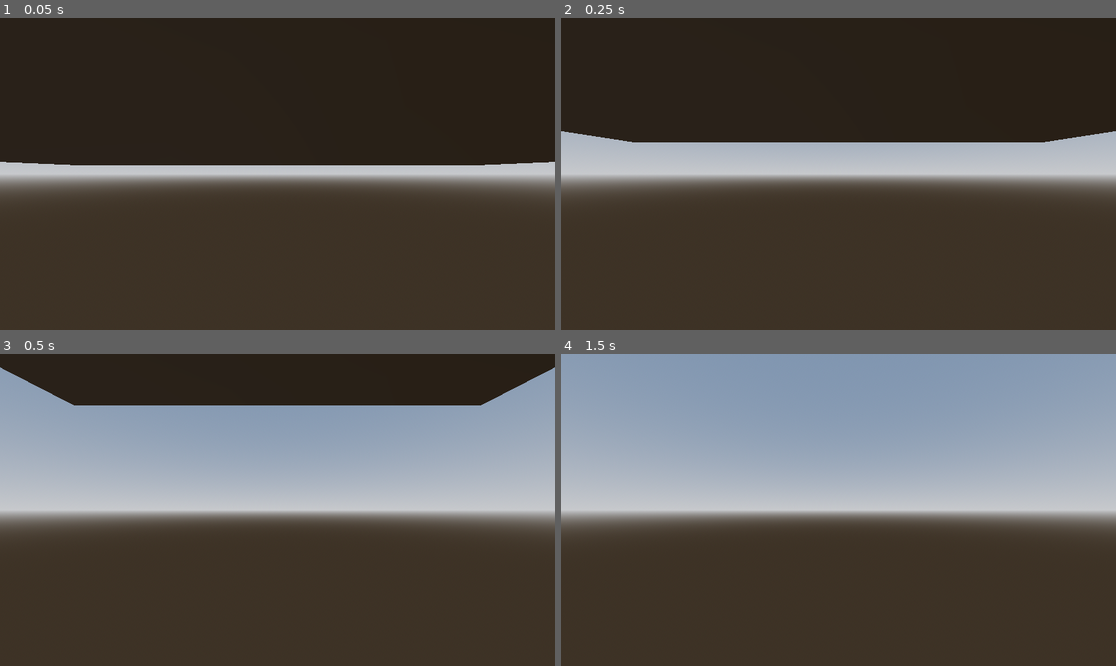
Above: before the commit, frames 1-4 (two rows, left to right).
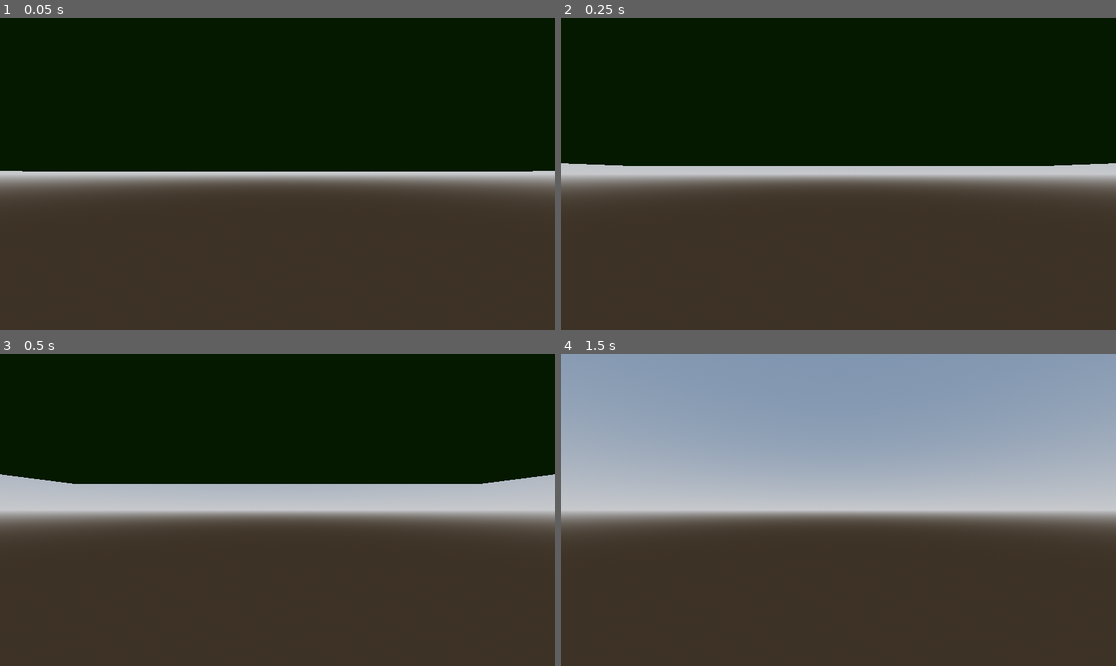
Above: after the commit, the same moments.

Repository: Liffim/Godot-VR-Tower-Archer-Defend
Game: Godot game, scene res://main.tscn
Two runs of this game, one before a commit and one after it. Both use one fixed random seed, a clock stepped at 60 frames per second and the inputs below.
Inputs (mouse positions are in pixels of both pictures, inside the frame that each line leads up to):
- Up to frame 1 (0.05 s): no input
- Up to frame 2 (0.25 s): no input
- Up to frame 3 (0.5 s): no input
- Up to frame 4 (1.5 s): tap Enter at 0.5 s; move the mouse to (960, 494) at 0.52 s; click (960, 494) at 0.67 s; drag from (727, 525) to (810, 572) at 1.27 s

The runs differ from the first frame. In frame 1, 49% of the frame differs, in the area x 0-100%, y 0-50%; in frame 2, 47%; in frame 3, 41%; in frame 4, nothing differs.

Commit message:
tower/arrow/bow/main
reworked or added

Diff:
--- /dev/null
+++ b/up_tower_defense/bow.tscn
@@ -0,0 +1,53 @@
+[gd_scene load_steps=13 format=3 uid="uid://bs4io82xciw20"]
+
+[ext_resource type="Script" path="res://addons/godot-xr-tools/objects/pickable.gd" id="1_np68p"]
+[ext_resource type="PackedScene" uid="uid://cu34iq6vxxh7" path="res://bow low poly final.glb" id="2_4tuyt"]
+[ext_resource type="PackedScene" uid="uid://c25yxb0vt53vc" path="res://addons/godot-xr-tools/objects/grab_points/grab_point_hand_left.tscn" id="2_h7dir"]
+[ext_resource type="Animation" uid="uid://nq3xh1olqipq" path="res://addons/godot-xr-tools/hands/animations/left/Grip Shaft.res" id="3_uubmp"]
+[ext_resource type="Script" path="res://addons/godot-xr-tools/hands/poses/hand_pose_settings.gd" id="4_jep0y"]
+[ext_resource type="PackedScene" uid="uid://ctw7nbntd5pcj" path="res://addons/godot-xr-tools/objects/grab_points/grab_point_hand_right.tscn" id="5_g1hlm"]
+[ext_resource type="Animation" uid="uid://c8dghcftg1thx" path="res://addons/godot-xr-tools/hands/animations/right/Grip Shaft.res" id="6_qr5lx"]
+
+[sub_resource type="BoxShape3D" id="BoxShape3D_7tgwf"]
+size = Vector3(0.1, 0.3, 0.2)
+
+[sub_resource type="StandardMaterial3D" id="StandardMaterial3D_gippu"]
+albedo_color = Color(0.709929, 0.215843, 0.121656, 1)
+
+[sub_resource type="BoxMesh" id="BoxMesh_j5jy1"]
+material = SubResource("StandardMaterial3D_gippu")
+size = Vector3(0.1, 0.1, 0.1)
+
+[sub_resource type="Resource" id="Resource_sjsxc"]
+script = ExtResource("4_jep0y")
+closed_pose = ExtResource("3_uubmp")
+
+[sub_resource type="Resource" id="Resource_6a235"]
+script = ExtResource("4_jep0y")
+closed_pose = ExtResource("6_qr5lx")
+
+[node name="PickableObject" type="RigidBody3D"]
+collision_layer = 4
+collision_mask = 196615
+freeze_mode = 1
+script = ExtResource("1_np68p")
+
+[node name="CollisionShape3D" type="CollisionShape3D" parent="."]
+transform = Transform3D(1, 0, 0, 0, 1, 0, 0, 0, 1, 0, 0, -0.00923903)
+shape = SubResource("BoxShape3D_7tgwf")
+
+[node name="MeshInstance3D" type="MeshInstance3D" parent="."]
+visible = false
+mesh = SubResource("BoxMesh_j5jy1")
+skeleton = NodePath("../CollisionShape3D")
+
+[node name="GrabPointHandLeft" parent="." instance=ExtResource("2_h7dir")]
+transform = Transform3D(1, 0, 0, 0, 0.973151, -0.230169, 0, 0.230169, 0.973151, 0.0173376, 0.0205519, -0.0685262)
+hand_pose = SubResource("Resource_sjsxc")
+
+[node name="GrabPointHandRight2" parent="." instance=ExtResource("5_g1hlm")]
+transform = Transform3D(1, 0, 0, 0, 0.932336, -0.361592, 0, 0.361592, 0.932337, -0.0188832, 0.0205519, -0.0582069)
+hand_pose = SubResource("Resource_6a235")
+
+[node name="bow low poly final" parent="." instance=ExtResource("2_4tuyt")]
+transform = Transform3D(0.02, 0, 0, 0, 0.02, 0, 0, 0, 0.02, 0, 0, 0)
--- /dev/null
+++ b/up_tower_defense/ladder_step.tscn
@@ -0,0 +1,95 @@
+[gd_scene load_steps=8 format=3 uid="uid://b8i5gbndt66u2"]
+
+[ext_resource type="PackedScene" uid="uid://cjyilbm4ucc7s" path="res://addons/godot-xr-tools/objects/climbable.tscn" id="1_iu2ry"]
+
+[sub_resource type="BoxShape3D" id="BoxShape3D_ffin3"]
+size = Vector3(0.5, 0.1, 0.1)
+
+[sub_resource type="StandardMaterial3D" id="StandardMaterial3D_7e73v"]
+albedo_color = Color(0.229131, 0.0852081, 0.00851168, 1)
+
+[sub_resource type="BoxMesh" id="BoxMesh_cql0w"]
+material = SubResource("StandardMaterial3D_7e73v")
+size = Vector3(0.5, 0.1, 0.1)
+
+[sub_resource type="BoxShape3D" id="BoxShape3D_vl4cx"]
+size = Vector3(0.1, 2, 0.1)
+
+[sub_resource type="StandardMaterial3D" id="StandardMaterial3D_ne5bi"]
+albedo_color = Color(0.229131, 0.0852081, 0.00851168, 1)
+
+[sub_resource type="BoxMesh" id="BoxMesh_uhghj"]
+material = SubResource("StandardMaterial3D_ne5bi")
+size = Vector3(0.1, 2, 0.1)
+
+[node name="RockClimbObject" instance=ExtResource("1_iu2ry")]
+
+[node name="CollisionShape3D" parent="." index="0"]
+shape = SubResource("BoxShape3D_ffin3")
+
+[node name="MeshInstance3D" type="MeshInstance3D" parent="." index="1"]
+mesh = SubResource("BoxMesh_cql0w")
+
+[node name="CollisionShape3D2" type="CollisionShape3D" parent="." index="2"]
+transform = Transform3D(1, 0, 0, 0, 1, 0, 0, 0, 1, 0, 0.3, 0)
+shape = SubResource("BoxShape3D_ffin3")
+
+[node name="MeshInstance3D2" type="MeshInstance3D" parent="." index="3"]
+transform = Transform3D(1, 0, 0, 0, 1, 0, 0, 0, 1, 0, 0.3, 0)
+mesh = SubResource("BoxMesh_cql0w")
+
+[node name="CollisionShape3D3" type="CollisionShape3D" parent="." index="4"]
+transform = Transform3D(1, 0, 0, 0, 1, 0, 0, 0, 1, 0, 0.6, 0)
+shape = SubResource("BoxShape3D_ffin3")
+
+[node name="MeshInstance3D3" type="MeshInstance3D" parent="." index="5"]
+transform = Transform3D(1, 0, 0, 0, 1, 0, 0, 0, 1, 0, 0.6, 0)
+mesh = SubResource("BoxMesh_cql0w")
+
+[node name="CollisionShape3D4" type="CollisionShape3D" parent="." index="6"]
+transform = Transform3D(1, 0, 0, 0, 1, 0, 0, 0, 1, 0, 0.9, 0)
+shape = SubResource("BoxShape3D_ffin3")
+
+[node name="MeshInstance3D4" type="MeshInstance3D" parent="." index="7"]
+transform = Transform3D(1, 0, 0, 0, 1, 0, 0, 0, 1, 0, 0.9, 0)
+mesh = SubResource("BoxMesh_cql0w")
+
+[node name="CollisionShape3D5" type="CollisionShape3D" parent="." index="8"]
+transform = Transform3D(1, 0, 0, 0, 1, 0, 0, 0, 1, 0, 1.2, 0)
+shape = SubResource("BoxShape3D_ffin3")
+
+[node name="MeshInstance3D5" type="MeshInstance3D" parent="." index="9"]
+transform = Transform3D(1, 0, 0, 0, 1, 0, 0, 0, 1, 0, 1.2, 0)
+mesh = SubResource("BoxMesh_cql0w")
+
+[node name="CollisionShape3D6" type="CollisionShape3D" parent="." index="10"]
+transform = Transform3D(1, 0, 0, 0, 1, 0, 0, 0, 1, 0, 1.5, 0)
+shape = SubResource("BoxShape3D_ffin3")
+
+[node name="MeshInstance3D6" type="MeshInstance3D" parent="." index="11"]
+transform = Transform3D(1, 0, 0, 0, 1, 0, 0, 0, 1, 0, 1.5, 0)
+mesh = SubResource("BoxMesh_cql0w")
+
+[node name="CollisionShape3D9" type="CollisionShape3D" parent="." index="12"]
+transform = Transform3D(1, 0, 0, 0, 1, 0, 0, 0, 1, 0, 1.8, 0)
+shape = SubResource("BoxShape3D_ffin3")
+
+[node name="MeshInstance3D9" type="MeshInstance3D" parent="." index="13"]
+transform = Transform3D(1, 0, 0, 0, 1, 0, 0, 0, 1, 0, 1.8, 0)
+mesh = SubResource("BoxMesh_cql0w")
+
+[node name="CollisionShape3D7" type="CollisionShape3D" parent="." index="14"]
+transform = Transform3D(1, 0, 0, 0, 1, 0, 0, 0, 1, -0.3, 0.95, 0)
+shape = SubResource("BoxShape3D_vl4cx")
+
+[node name="MeshInstance3D7" type="MeshInstance3D" parent="." index="15"]
+transform = Transform3D(1, 0, 0, 0, 1, 0, 0, 0, 1, -0.3, 0.95, 0)
+mesh = SubResource("BoxMesh_uhghj")
+
+[node name="CollisionShape3D8" type="CollisionShape3D" parent="." index="16"]
+transform = Transform3D(1, 0, 0, 0, 1, 0, 0, 0, 1, 0.3, 0.95, 0)
+shape = SubResource("BoxShape3D_vl4cx")
+
+[node name="MeshInstance3D8" type="MeshInstance3D" parent="." index="17"]
+transform = Transform3D(1, 0, 0, 0, 1, 0, 0, 0, 1, 0.3, 0.95, 0)
+mesh = SubResource("BoxMesh_uhghj")
--- a/up_tower_defense/main.tscn
+++ b/up_tower_defense/main.tscn
@@ -6,6 +6,9 @@
 [ext_resource type="PackedScene" uid="uid://dg8qjs8k0ssw7" path="res://cube.tscn" id="3_vb20x"]
 [ext_resource type="PackedScene" uid="uid://clujaf3u776a3" path="res://addons/godot-xr-tools/objects/viewport_2d_in_3d.tscn" id="5_12of3"]
 [ext_resource type="PackedScene" uid="uid://o2vjfoviujy2" path="res://Game_UI.tscn" id="6_nhoxo"]
+[ext_resource type="PackedScene" uid="uid://b8i5gbndt66u2" path="res://ladder_step.tscn" id="7_pev3p"]
+[ext_resource type="PackedScene" uid="uid://bs4io82xciw20" path="res://bow.tscn" id="8_2eonn"]
+[ext_resource type="PackedScene" uid="uid://f7btj46o4pfm" path="res://tower temp.tscn" id="9_7c2iw"]
 
 [sub_resource type="ProceduralSkyMaterial" id="ProceduralSkyMaterial_an3j0"]
 sky_horizon_color = Color(0.64625, 0.65575, 0.67075, 1)
@@ -22,8 +25,12 @@
 [sub_resource type="BoxShape3D" id="BoxShape3D_2twee"]
 size = Vector3(5, 0.1, 5)
 
+[sub_resource type="StandardMaterial3D" id="StandardMaterial3D_5obug"]
+albedo_color = Color(0.129412, 0.47451, 0.117647, 1)
+
 [sub_resource type="BoxMesh" id="BoxMesh_qsnyl"]
-size = Vector3(5, 0.1, 5)
+material = SubResource("StandardMaterial3D_5obug")
+size = Vector3(20, 0.1, 20)
 
 [sub_resource type="StandardMaterial3D" id="StandardMaterial3D_bx8bg"]
 albedo_color = Color(0.45098, 1, 1, 1)
@@ -62,6 +69,7 @@
 
 [node name="Table" type="MeshInstance3D" parent="."]
 transform = Transform3D(1, 0, 0, 0, 1, 0, 0, 0, 1, -1, 0.4, 0)
+visible = false
 mesh = SubResource("BoxMesh_30eyc")
 
 [node name="StaticBody3D" type="StaticBody3D" parent="Table"]
@@ -71,9 +79,11 @@
 
 [node name="PickableObject" parent="." instance=ExtResource("3_vb20x")]
 transform = Transform3D(1, 0, 0, 0, 1, 0, 0, 0, 1, -0.830032, 1.18996, 0.101911)
+visible = false
 
 [node name="Wall" type="MeshInstance3D" parent="."]
 transform = Transform3D(1, 0, 0, 0, 1, 0, 0, 0, 1, 1.69274, 0.989878, 0)
+visible = false
 mesh = SubResource("BoxMesh_f8ntm")
 
 [node name="StaticBody3D" type="StaticBody3D" parent="Wall"]
@@ -81,24 +91,43 @@
 [node name="CollisionShape3D" type="CollisionShape3D" parent="Wall/StaticBody3D"]
 shape = SubResource("BoxShape3D_gjvq8")
 
-[node name="RockClimbObject" parent="." instance=ExtResource("2_c5us4")]
+[node name="Rocks" type="Node" parent="Wall"]
+
+[node name="RockClimbObject" parent="Wall/Rocks" instance=ExtResource("2_c5us4")]
 transform = Transform3D(1, 0, 0, 0, 1, 0, 0, 0, 1, 1.59274, 0.952179, -1.03463)
+visible = false
 
-[node name="RockClimbObject2" parent="." instance=ExtResource("2_c5us4")]
+[node name="RockClimbObject2" parent="Wall/Rocks" instance=ExtResource("2_c5us4")]
 transform = Transform3D(1, 0, 0, 0, 1, 0, 0, 0, 1, 1.59274, 1.4735, -0.233243)
+visible = false
 
-[node name="RockClimbObject3" parent="." instance=ExtResource("2_c5us4")]
+[node name="RockClimbObject3" parent="Wall/Rocks" instance=ExtResource("2_c5us4")]
 transform = Transform3D(1, 0, 0, 0, 1, 0, 0, 0, 1, 1.59274, 0.993547, 0.192668)
+visible = false
 
-[node name="RockClimbObject4" parent="." instance=ExtResource("2_c5us4")]
+[node name="RockClimbObject4" parent="Wall/Rocks" instance=ExtResource("2_c5us4")]
 transform = Transform3D(1, 0, 0, 0, 1, 0, 0, 0, 1, 1.59274, 1.73006, 0.793382)
+visible = false
 
-[node name="RockClimbObject5" parent="." instance=ExtResource("2_c5us4")]
+[node name="RockClimbObject5" parent="Wall/Rocks" instance=ExtResource("2_c5us4")]
 transform = Transform3D(1, 0, 0, 0, 1, 0, 0, 0, 1, 1.59274, 1.97582, 0.236403)
+visible = false
 
 [node name="Viewport2Din3D" parent="." instance=ExtResource("5_12of3")]
-transform = Transform3D(0.001, 0, 0, 0, 0.001, 0, 0, 0, 0.001, 0, 1.47285, -0.906899)
+transform = Transform3D(0.001, 0, 0, 0, 0.001, 0, 0, 0, 0.001, 0, 1.47285, -3.55935)
 screen_size = Vector2(1250, 768)
 scene = ExtResource("6_nhoxo")
 viewport_size = Vector2(640, 360)
 unshaded = true
+
+[node name="Ladder" parent="." instance=ExtResource("7_pev3p")]
+transform = Transform3D(-4.37114e-08, 0, 1, 0, 1, 0, -1, 0, -4.37114e-08, -2.45975, 0.093262, 0.918228)
+
+[node name="Ladder2" parent="." instance=ExtResource("7_pev3p")]
+transform = Transform3D(-4.37114e-08, 0, 1, 0, 1, 0, -1, 0, -4.37114e-08, -2.45975, 2.09291, 0.918228)
+
+[node name="PickableObject2" parent="." instance=ExtResource("8_2eonn")]
+transform = Transform3D(1, 0, 0, 0, 1, 0, 0, 0, 1, -0.570762, 1.36276, 0.197095)
+
+[node name="towerBodyMesh" parent="." instance=ExtResource("9_7c2iw")]
+transform = Transform3D(1, 0, 0, 0, 1, 0, 0, 0, 1, -3.47684, 2, 0.883086)
--- /dev/null
+++ b/up_tower_defense/tower temp.tscn
@@ -0,0 +1,81 @@
+[gd_scene load_steps=8 format=3 uid="uid://f7btj46o4pfm"]
+
+[sub_resource type="StandardMaterial3D" id="StandardMaterial3D_uyvor"]
+albedo_color = Color(0.416301, 0.279565, 0.072257, 1)
+
+[sub_resource type="BoxMesh" id="BoxMesh_qlmup"]
+material = SubResource("StandardMaterial3D_uyvor")
+size = Vector3(2, 4, 2)
+
+[sub_resource type="BoxShape3D" id="BoxShape3D_loon6"]
+size = Vector3(2, 4, 2)
+
+[sub_resource type="BoxMesh" id="BoxMesh_uoye1"]
+size = Vector3(2, 0.1, 2)
+
+[sub_resource type="BoxShape3D" id="BoxShape3D_lr2n1"]
+
+[sub_resource type="BoxMesh" id="BoxMesh_opdl1"]
+size = Vector3(0.2, 1.5, 0.2)
+
+[sub_resource type="BoxShape3D" id="BoxShape3D_t2mja"]
+size = Vector3(0.2, 1, 0.2)
+
+[node name="towerBodyMesh" type="MeshInstance3D"]
+transform = Transform3D(1, 0, 0, 0, 1, 0, 0, 0, 1, 0, 2, 0)
+mesh = SubResource("BoxMesh_qlmup")
+
+[node name="StaticBody3D" type="StaticBody3D" parent="."]
+
+[node name="CollisionShape3D" type="CollisionShape3D" parent="StaticBody3D"]
+shape = SubResource("BoxShape3D_loon6")
+
+[node name="MeshInstance3D" type="MeshInstance3D" parent="."]
+transform = Transform3D(1, 0, 0, 0, 1, 0, 0, 0, 1, 0, 3.15622, 0)
+mesh = SubResource("BoxMesh_uoye1")
+skeleton = NodePath("")
+
+[node name="StaticBody3D" type="StaticBody3D" parent="MeshInstance3D"]
+
+[node name="CollisionShape3D" type="CollisionShape3D" parent="MeshInstance3D/StaticBody3D"]
+shape = SubResource("BoxShape3D_lr2n1")
+
+[node name="Pillar1" type="MeshInstance3D" parent="."]
+transform = Transform3D(1, 0, 0, 0, 1, 0, 0, 0, 1, 0.890529, 2.44898, 0.893701)
+mesh = SubResource("BoxMesh_opdl1")
+skeleton = NodePath("")
+
+[node name="StaticBody3D" type="StaticBody3D" parent="Pillar1"]
+
+[node name="CollisionShape3D" type="CollisionShape3D" parent="Pillar1/StaticBody3D"]
+shape = SubResource("BoxShape3D_t2mja")
+
+[node name="Pillar2" type="MeshInstance3D" parent="."]
+transform = Transform3D(1, 0, 0, 0, 1, 0, 0, 0, 1, 0.890529, 2.44898, -0.881539)
+mesh = SubResource("BoxMesh_opdl1")
+skeleton = NodePath("")
+
+[node name="StaticBody3D" type="StaticBody3D" parent="Pillar2"]
+
+[node name="CollisionShape3D" type="CollisionShape3D" parent="Pillar2/StaticBody3D"]
+shape = SubResource("BoxShape3D_t2mja")
+
+[node name="Pillar3" type="MeshInstance3D" parent="."]
+transform = Transform3D(1, 0, 0, 0, 1, 0, 0, 0, 1, -0.886947, 2.44898, -0.881539)
+mesh = SubResource("BoxMesh_opdl1")
+skeleton = NodePath("")
+
+[node name="StaticBody3D" type="StaticBody3D" parent="Pillar3"]
+
+[node name="CollisionShape3D" type="CollisionShape3D" parent="Pillar3/StaticBody3D"]
+shape = SubResource("BoxShape3D_t2mja")
+
+[node name="Pillar4" type="MeshInstance3D" parent="."]
+transform = Transform3D(1, 0, 0, 0, 1, 0, 0, 0, 1, -0.886947, 2.44898, 0.869192)
+mesh = SubResource("BoxMesh_opdl1")
+skeleton = NodePath("")
+
+[node name="StaticBody3D" type="StaticBody3D" parent="Pillar4"]
+
+[node name="CollisionShape3D" type="CollisionShape3D" parent="Pillar4/StaticBody3D"]
+shape = SubResource("BoxShape3D_t2mja")
Binary file added: up_tower_defense/arrow.glb
Not shown, added: up_tower_defense/arrow.glb.import
Binary file added: up_tower_defense/bow low poly final.glb
Not shown, added: up_tower_defense/bow low poly final.glb.import
Not shown: 1 places in up_tower_defense/main.tscn that only renumber resources
